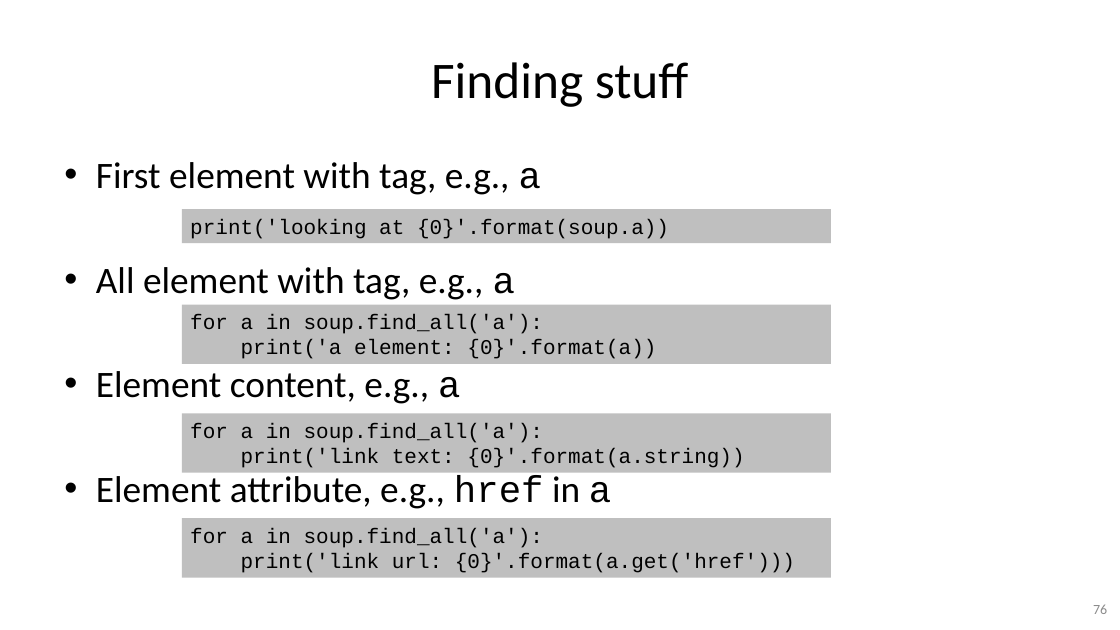
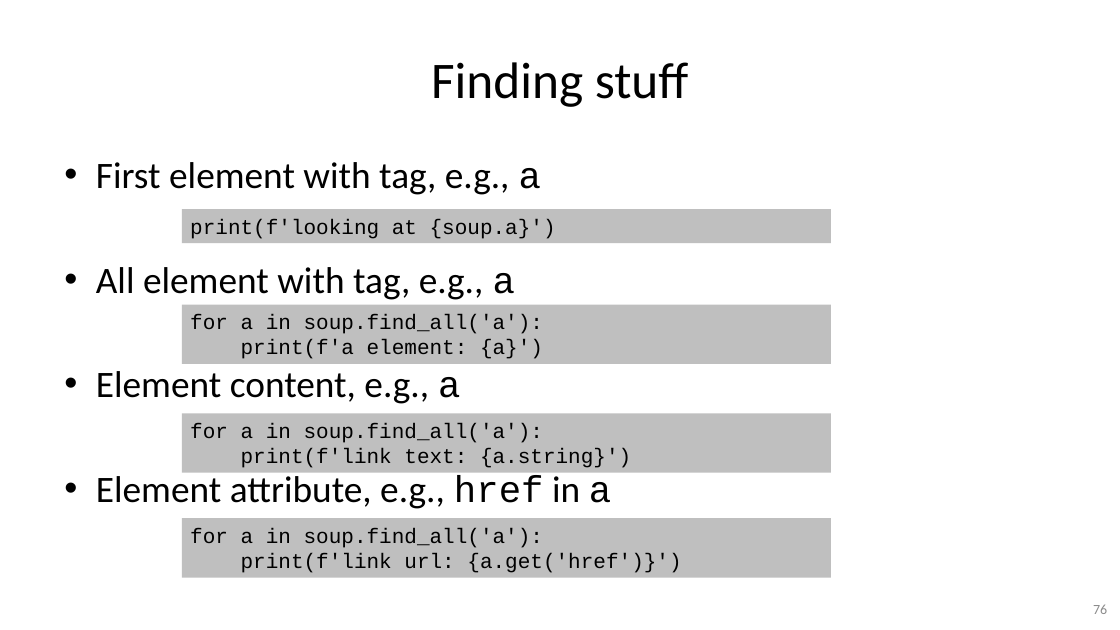
Before and after one commit to gjbex/Python-for-data-science, a slide deck: slide 76 of python_for_data_science.pptx. Drawn at 1120x630 pixels with LibreOffice and Linux fonts; fonts in the diff are those of the drawing. Boxes give left, top, right and bottom in pixels: in the first picture for what was removed or moved away, otherwise in the second. Text is boxed around its words. In the diff, an @@ line names an element or a change of style, - is before the commit and + after.

Commit message:
Use f-strings rather than format

```diff
--- a/python_for_data_science.pptx
+++ b/python_for_data_science.pptx
@@ text in rectangle at (190,219,556,239): text changed @@
-print('looking at {0}'.format(soup.a))
+print(f'looking at {soup.a}')
@@ text in rectangle at (241,340,543,359): text changed @@
-print('a element: {0}'.format(a))
+print(f'a element: {a}')
@@ text in rectangle at (241,448,631,468): text changed @@
-print('link text: {0}'.format(a.string))
+print(f'link text: {a.string}')
@@ text in rectangle at (241,553,681,573): text changed @@
-print('link url: {0}'.format(a.get('href')))
+print(f'link url: {a.get('href')}')
```
Also in this commit, not shown: 2 other slides changed.
